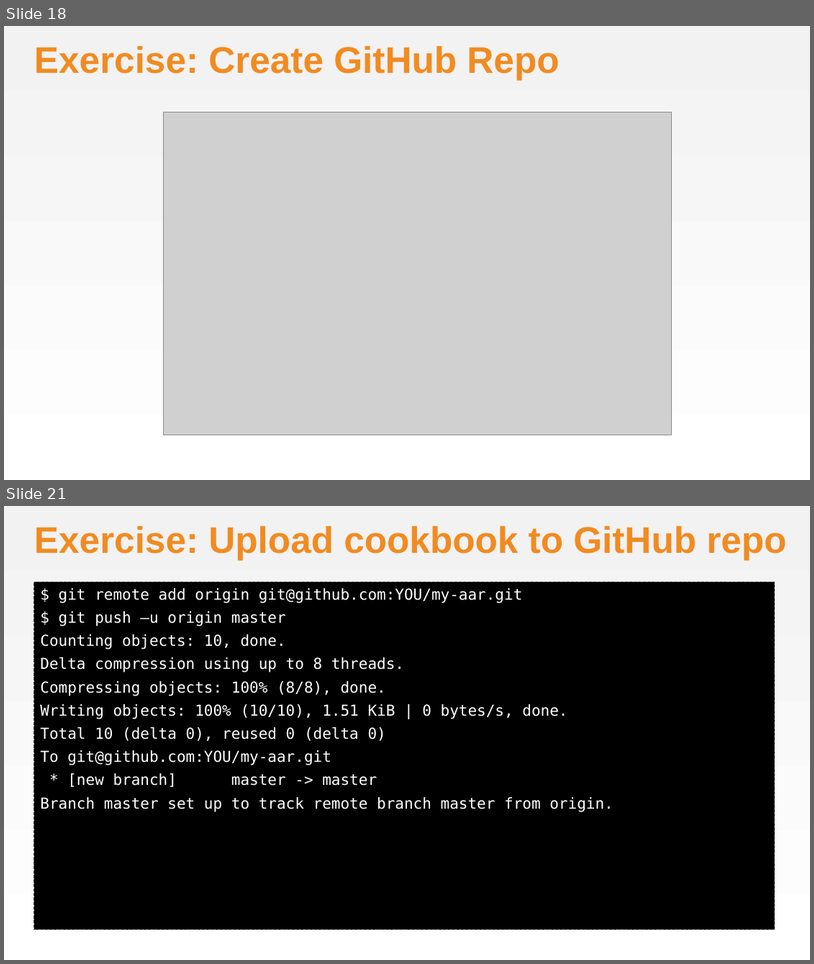
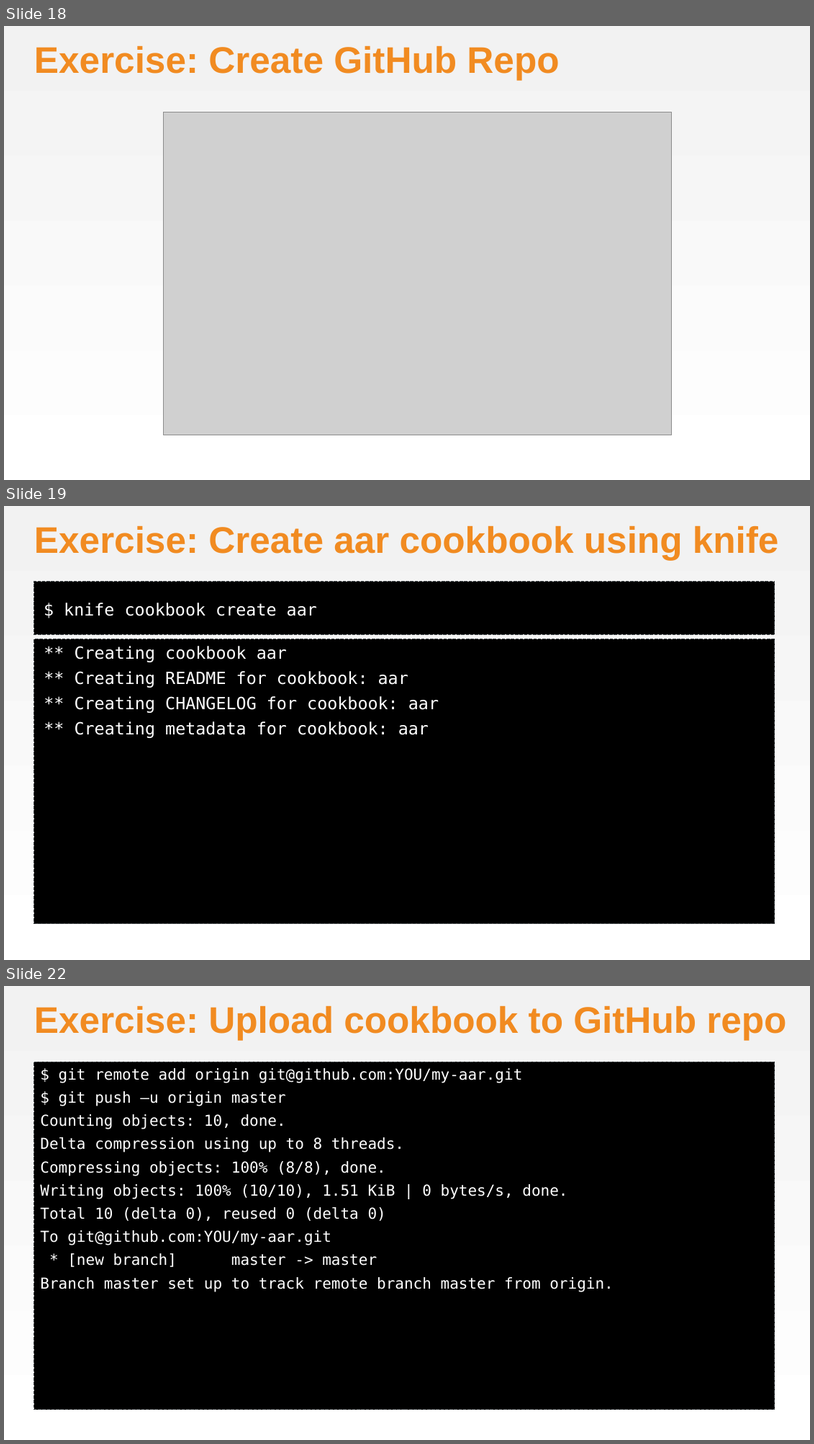
Before and after one commit to chef-training/workshops, a slide deck: Awesome_Appliance_Repair/AwesomeApplicanceRepair.pptx. Shown one above the other, each under a label of ours: slides 18 and 21 before the commit, slides 18, 19 and 22 after it; the slides between them are not shown. The pictures are 814x964 and 814x1444 pixels, drawn with LibreOffice and Linux fonts; fonts in the diff are those of the drawing; grey boxes stand for pictures; background and template pictures are left out. Boxes give left, top, right and bottom in pixels: in the first picture for what was removed or moved away, otherwise in the second. Text is boxed around its words. In the diff, an @@ line names an element or a change of style, - is before the commit and + after.

```diff
--- a/Awesome_Appliance_Repair/AwesomeApplicanceRepair.pptx
+++ b/Awesome_Appliance_Repair/AwesomeApplicanceRepair.pptx
@@ slide 19 added at (x1=4, y1=506, x2=810, y2=960), background gradient #F2F2F2 to #FFFFFF @@
@@ title added at (x1=34, y1=526, x2=779, y2=560), 44 pt, text #F18B21, bold @@
+Exercise: Create aar cookbook using knife
@@ rectangle added at (x1=34, y1=582, x2=775, y2=634), fill #000000, outline #3E4346 0.75 pt dashed @@
@@ text added at (x1=64, y1=602, x2=317, y2=616), 20 pt, text #FFFFFF @@
+$ knife cookbook create aar
@@ text added at (x1=34, y1=639, x2=775, y2=924), fill #000000, outline #3E4346 0.75 pt dashed, 20 pt, text #FFFFFF @@
+** Creating cookbook aar
+** Creating README for cookbook: aar
+** Creating CHANGELOG for cookbook: aar
+** Creating metadata for cookbook: aar
@@ what was slide 21 is now slide 22 @@
```
Also in this commit, not shown: 4 slides changed, 1 other file.
